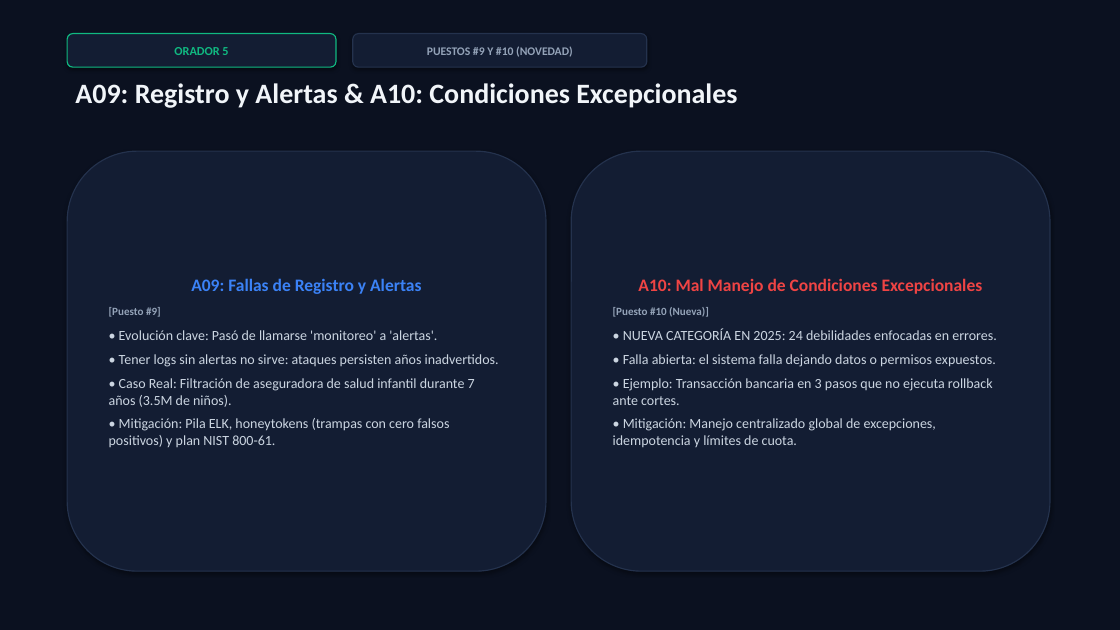
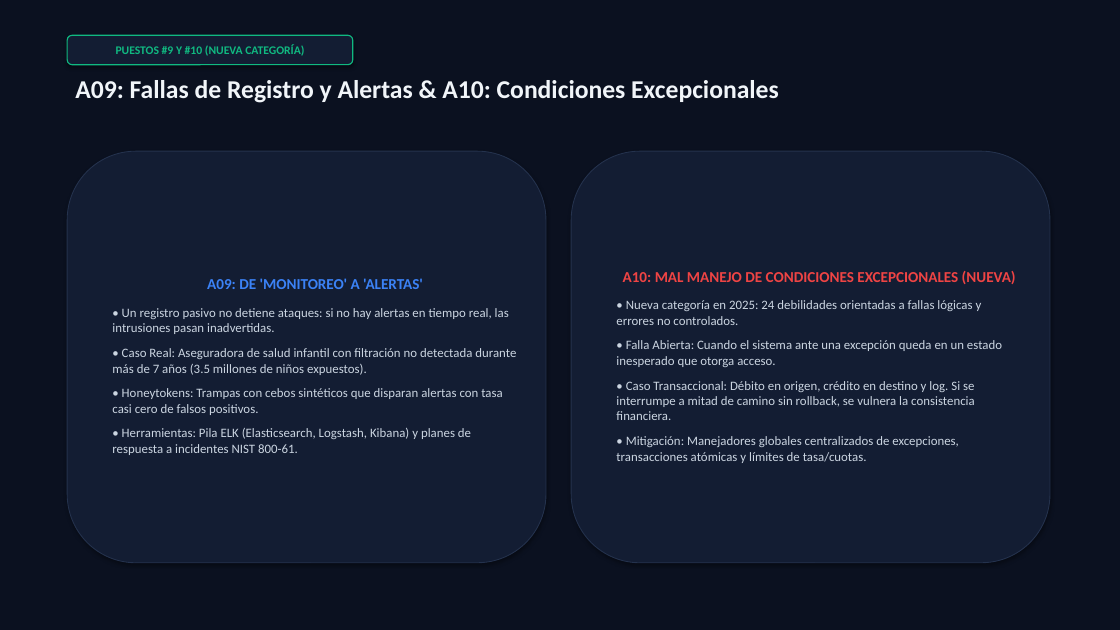
Before and after one commit to Vgarzaniti/SeguridadTP, a slide deck: slide 12 of OWASP_Top_10_2025_Presentacion.pptx. Drawn at 1120x630 pixels with LibreOffice and Linux fonts; fonts in the diff are those of the drawing. Boxes give left, top, right and bottom in pixels: in the first picture for what was removed or moved away, otherwise in the second. Text is boxed around its words. In the diff, an @@ line names an element or a change of style, - is before the commit and + after.

```diff
--- a/OWASP_Top_10_2025_Presentacion.pptx
+++ b/OWASP_Top_10_2025_Presentacion.pptx
@@ rounded rectangle "PUESTOS #9 Y #10 (NUEVA ...": place and size @@
-rounded rectangle "PUESTOS #9 Y #10 (NUEVA ..." at box(67, 34, 336, 67)
+rounded rectangle "PUESTOS #9 Y #10 (NUEVA ..." at box(67, 35, 353, 65)
@@ text in rounded rectangle at box(116, 45, 304, 56): text changed; size 10.5 to 10 pt @@
-ORADOR 5
+PUESTOS #9 Y #10 (NUEVA CATEGORÍA)
@@ rounded rectangle removed at box(353, 34, 647, 67) @@
-PUESTOS #9 Y #10 (NOVEDAD)
@@ text at box(75, 80, 779, 103): text changed; size 24 to 22 pt @@
-A09: Registro y Alertas & A10: Condiciones Excepcionales
+A09: Fallas de Registro y Alertas & A10: Condiciones Excepcionales
@@ rounded rectangle "A09: DE 'MONITOREO' A 'ALERTAS'": place and size @@
-rounded rectangle "A09: DE 'MONITOREO' A 'ALERTAS'" at box(67, 151, 546, 571)
+rounded rectangle "A09: DE 'MONITOREO' A 'ALERTAS'" at box(67, 151, 546, 563)
@@ rounded rectangle "A09: DE 'MONITOREO' A 'ALERTAS'" at box(67, 151, 546, 563): outline #24324D 1 pt to #24324D 0.75 pt @@
@@ rounded rectangle "A10: MAL MANEJO DE CONDICIONES ..." at box(571, 151, 1050, 563): outline #24324D 1 pt to #24324D 0.75 pt @@
@@ rounded rectangle "A10: MAL MANEJO DE CONDICIONES ...": place and size @@
-rounded rectangle "A10: MAL MANEJO DE CONDICIONES ..." at box(571, 151, 1050, 571)
+rounded rectangle "A10: MAL MANEJO DE CONDICIONES ..." at box(571, 151, 1050, 563)
@@ text in rounded rectangle at box(112, 278, 516, 455): text changed; size 12 to 11 pt @@
-A09: Fallas de Registro y Alertas
-[Puesto #9]
-• Evolución clave: Pasó de llamarse 'monitoreo' a 'alertas'.
-• Tener logs sin alertas no sirve: ataques persisten años inadvertidos.
-• Caso Real: Filtración de aseguradora de salud infantil durante 7 años (3.5M de niños).
-• Mitigación: Pila ELK, honeytokens (trampas con cero falsos positivos) y plan NIST 800-61.
+A09: DE 'MONITOREO' A 'ALERTAS'
+• Un registro pasivo no detiene ataques: si no hay alertas en tiempo real, las intrusiones pasan inadvertidas.
+• Caso Real: Aseguradora de salud infantil con filtración no detectada durante más de 7 años (3.5 millones de niños expuestos).
+• Honeytokens: Trampas con cebos sintéticos que disparan alertas con tasa casi cero de falsos positivos.
+• Herramientas: Pila ELK (Elasticsearch, Logstash, Kibana) y planes de respuesta a incidentes NIST 800-61.
@@ text in rounded rectangle at box(616, 271, 1016, 463): text changed; size 12 to 11 pt @@
-A10: Mal Manejo de Condiciones Excepcionales
-[Puesto #10 (Nueva)]
-• NUEVA CATEGORÍA EN 2025: 24 debilidades enfocadas en errores.
-• Falla abierta: el sistema falla dejando datos o permisos expuestos.
-• Ejemplo: Transacción bancaria en 3 pasos que no ejecuta rollback ante cortes.
-• Mitigación: Manejo centralizado global de excepciones, idempotencia y límites de cuota.
+A10: MAL MANEJO DE CONDICIONES EXCEPCIONALES (NUEVA)
+• Nueva categoría en 2025: 24 debilidades orientadas a fallas lógicas y errores no controlados.
+• Falla Abierta: Cuando el sistema ante una excepción queda en un estado inesperado que otorga acceso.
+• Caso Transaccional: Débito en origen, crédito en destino y log. Si se interrumpe a mitad de camino sin rollback, se vulnera la consistencia financiera.
+• Mitigación: Manejadores globales centralizados de excepciones, transacciones atómicas y límites de tasa/cuotas.
```
Also in this commit, not shown: 6 other slides changed, 6 slides added, 6 slides removed, 2 other files.
